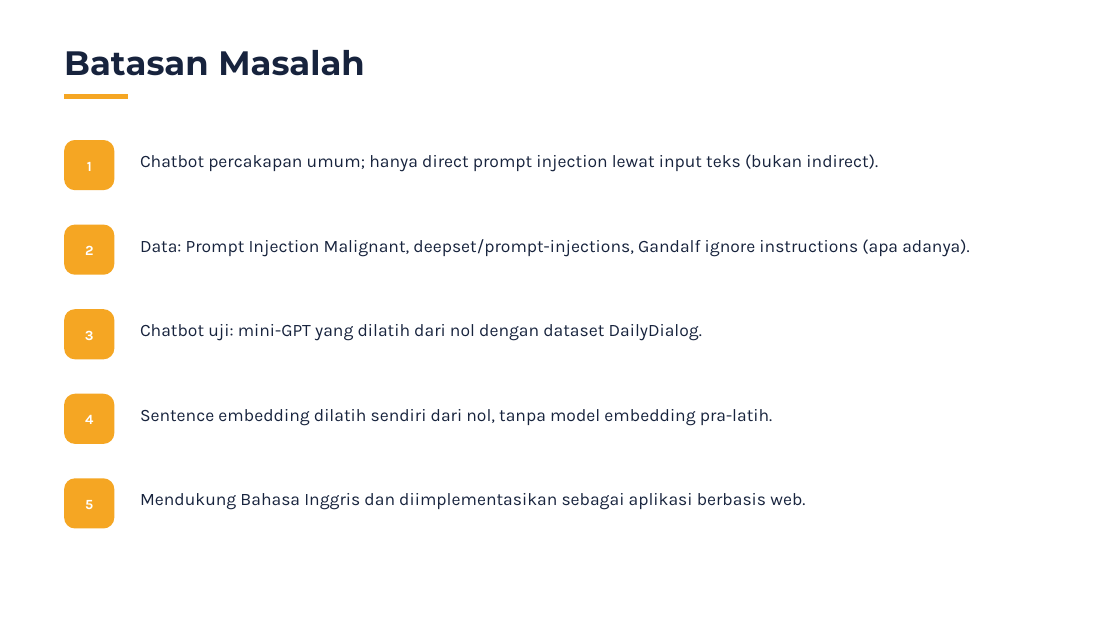
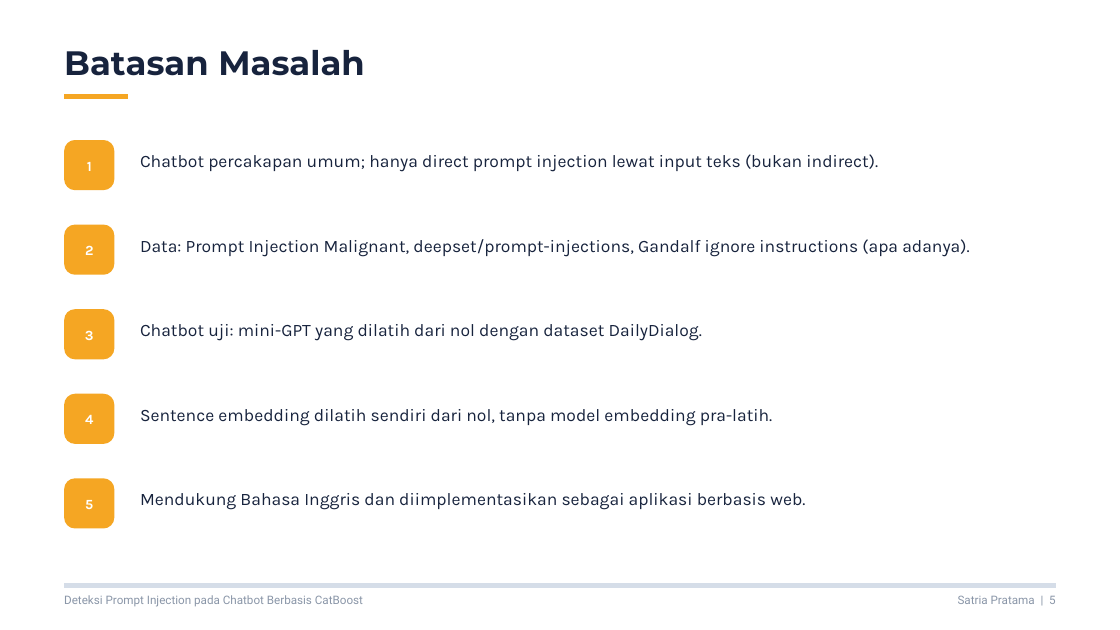
Before and after one commit to philipusmaranata/NetFort-Technologies, a slide deck: slide 5 of presentasi/Sidang_Skripsi_CatBoost.pptx. Drawn at 1120x630 pixels with LibreOffice and Linux fonts; fonts in the diff are those of the drawing. Boxes give left, top, right and bottom in pixels: in the first picture for what was removed or moved away, otherwise in the second. Text is boxed around its words. In the diff, an @@ line names an element or a change of style, - is before the commit and + after.

```diff
--- a/presentasi/Sidang_Skripsi_CatBoost.pptx
+++ b/presentasi/Sidang_Skripsi_CatBoost.pptx
@@ freeform shape added at [64, 584, 1056, 588], fill #D5DDE8 @@
@@ text added at [64, 595, 363, 607], 15 pt, text #8A96A8 @@
+Deteksi Prompt Injection pada Chatbot Berbasis CatBoost
@@ text added at [958, 596, 1056, 604], 15 pt, text #8A96A8 @@
+Satria Pratama | 5
```
Also in this commit, not shown: 16 other slides changed, 1 other file.
